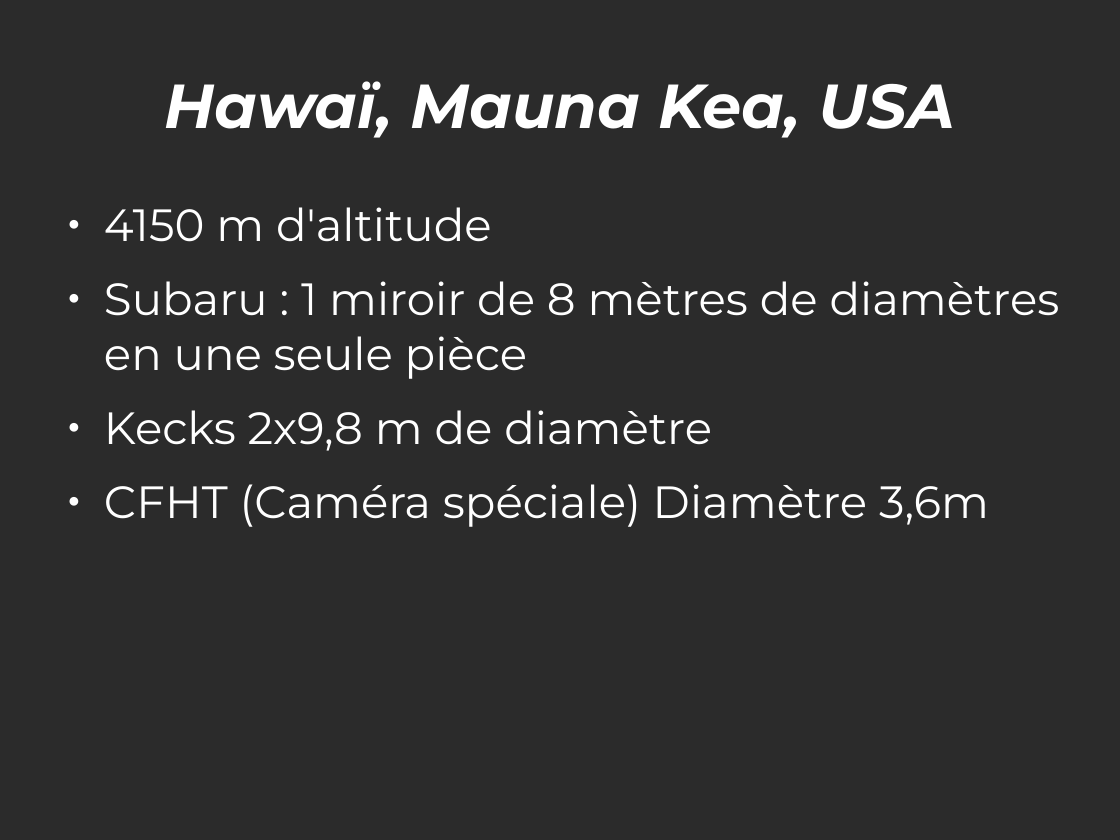
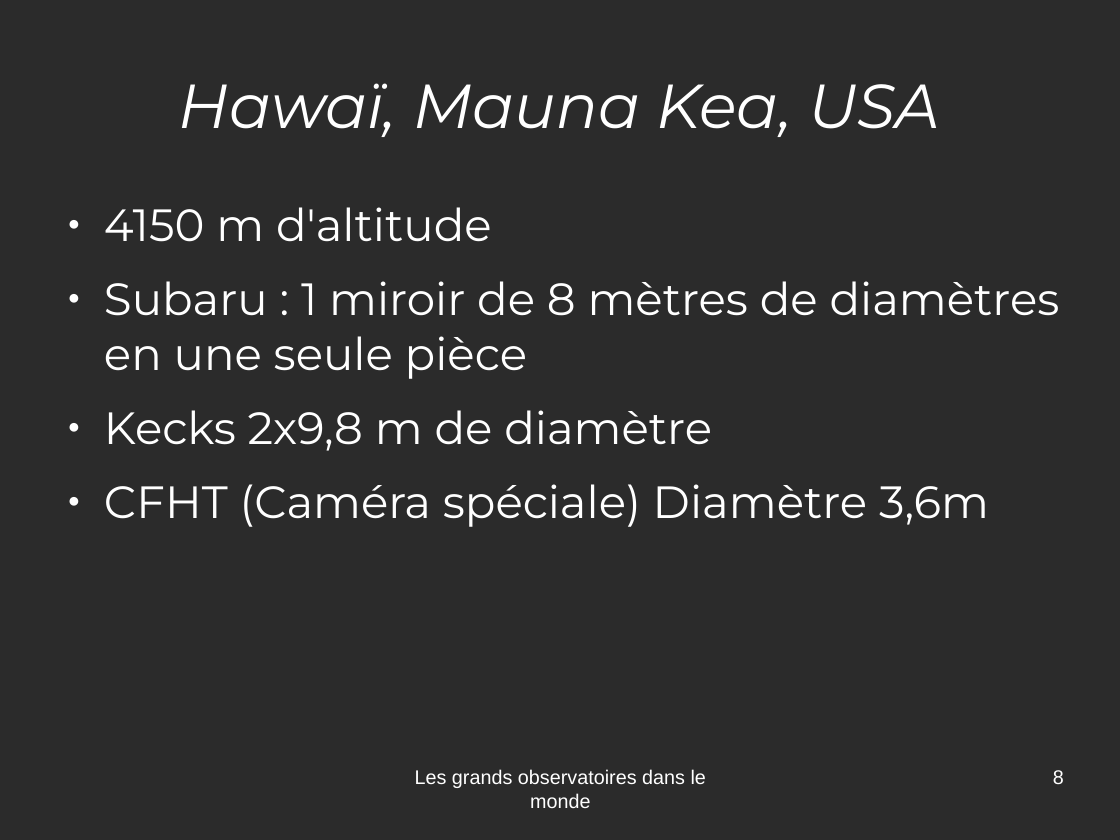
Before and after one commit to jcarnu/qf-astro, a slide deck: slide 8 of Ressources/Presentations/Observatoires.odp (slide 5 before the commit). Drawn at 1120x840 pixels with LibreOffice and Linux fonts; fonts in the diff are those of the drawing; background and template pictures are left out; a plain dark background stands for a picture behind light text. Boxes give left, top, right and bottom in pixels: in the first picture for what was removed or moved away, otherwise in the second. Text is boxed around its words. In the diff, an @@ line names an element or a change of style, - is before the commit and + after.

```diff
--- a/Ressources/Presentations/Observatoires.odp
+++ b/Ressources/Presentations/Observatoires.odp
@@ title "Hawaï, Mauna Kea, USA" at [179,83,940,137]: bold off @@
@@ text added at [415,769,706,808], 14 pt, text #FFFFFF @@
+Les grands observatoires dans le monde
@@ page number added at [1053,770,1064,784], 14 pt, text #FFFFFF @@
+8
```
Also in this commit, not shown: 16 other slides changed, 4 slides added, 1 slide removed, 8 other files.
